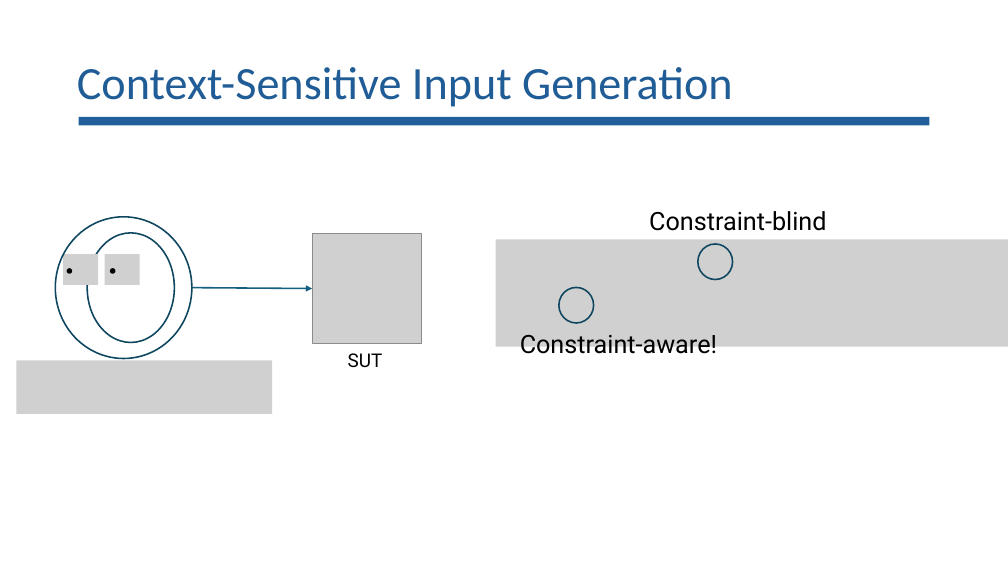
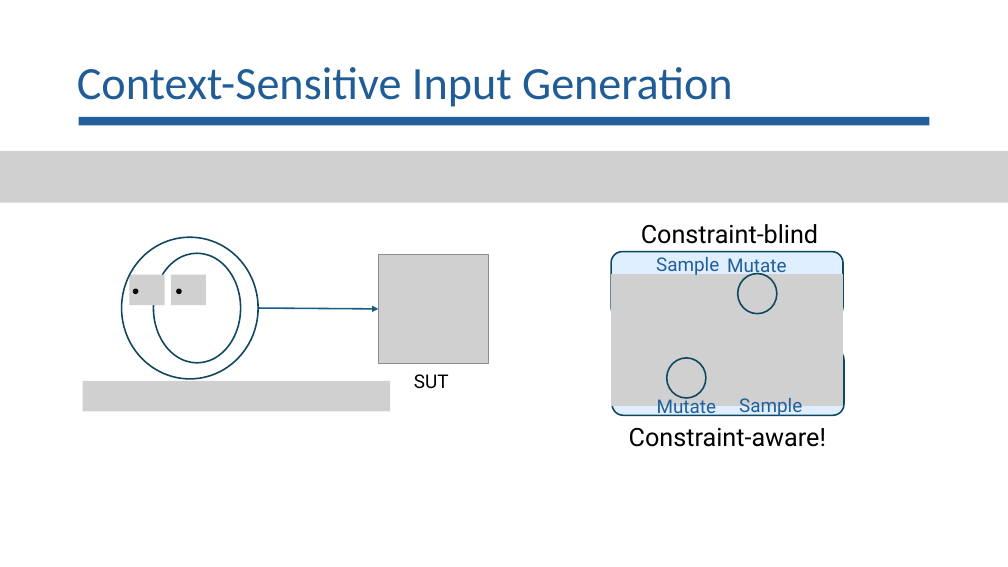
Before and after one commit to lorchrob/goblin_slides, a slide deck: slide 11 of goblin_slides.pptx (slide 10 before the commit). Drawn at 1008x567 pixels with LibreOffice and Linux fonts; fonts in the diff are those of the drawing; grey boxes stand for pictures. Boxes give left, top, right and bottom in pixels: in the first picture for what was removed or moved away, otherwise in the second. Text is boxed around its words. In the diff, an @@ line names an element or a change of style, - is before the commit and + after.

Commit message:
Work on slides

```diff
--- a/goblin_slides.pptx
+++ b/goblin_slides.pptx
@@ picture added at <box>0,151,1008,203</box> @@
@@ text "Constraint-blind": place and size @@
-text "Constraint-blind" at <box>649,211,826,231</box>
+text "Constraint-blind" at <box>641,224,818,244</box>
@@ picture removed at <box>64,254,98,284</box> @@
@@ picture removed at <box>104,254,139,284</box> @@
@@ rounded rectangle added at <box>611,252,843,318</box>, fill #E0EFFF, outline #104760 1.5 pt @@
@@ text added at <box>656,257,719,277</box>, 18 pt, text #215F9A @@
+Sample
@@ text added at <box>727,258,787,277</box>, 18 pt, text #215F9A @@
+Mutate
@@ picture added at <box>129,274,164,305</box> @@
@@ picture added at <box>171,274,206,305</box> @@
@@ picture: place and size @@
-picture at <box>496,240,1008,347</box>
+picture at <box>611,274,843,406</box>
@@ ellipse: place and size @@
-ellipse at <box>698,244,733,280</box>
+ellipse at <box>738,274,777,314</box>
@@ 4 ellipses, 1 picture, 1 text, 1 arrow: place and size @@
-4 ellipses, 1 picture, 1 text, 1 arrow at <box>55,217,422,367</box>
+4 ellipses, 1 picture, 1 text, 1 arrow at <box>122,237,488,389</box>
@@ rounded rectangle added at <box>613,349,845,415</box>, fill #E0EFFF, outline #104760 1.5 pt @@
@@ ellipse: place and size @@
-ellipse at <box>559,287,594,323</box>
+ellipse at <box>667,358,706,398</box>
@@ picture: place and size @@
-picture at <box>17,361,272,414</box>
+picture at <box>82,381,390,411</box>
@@ text "Constraint-aware!" rewrapped from <box>520,335,717,359</box> to <box>629,428,826,447</box> @@
@@ text added at <box>657,395,717,418</box>, 18 pt, text #215F9A @@
+Mutate
@@ text added at <box>739,398,802,418</box>, 18 pt, text #215F9A @@
+Sample
```
Also in this commit, not shown: 18 other slides changed, 2 slides added, 1 slide removed.
